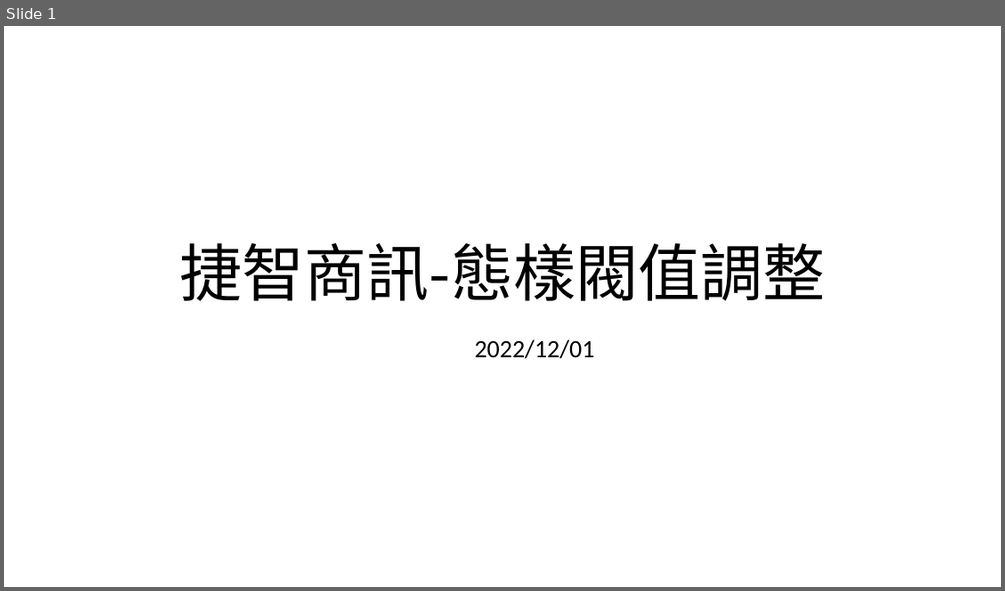
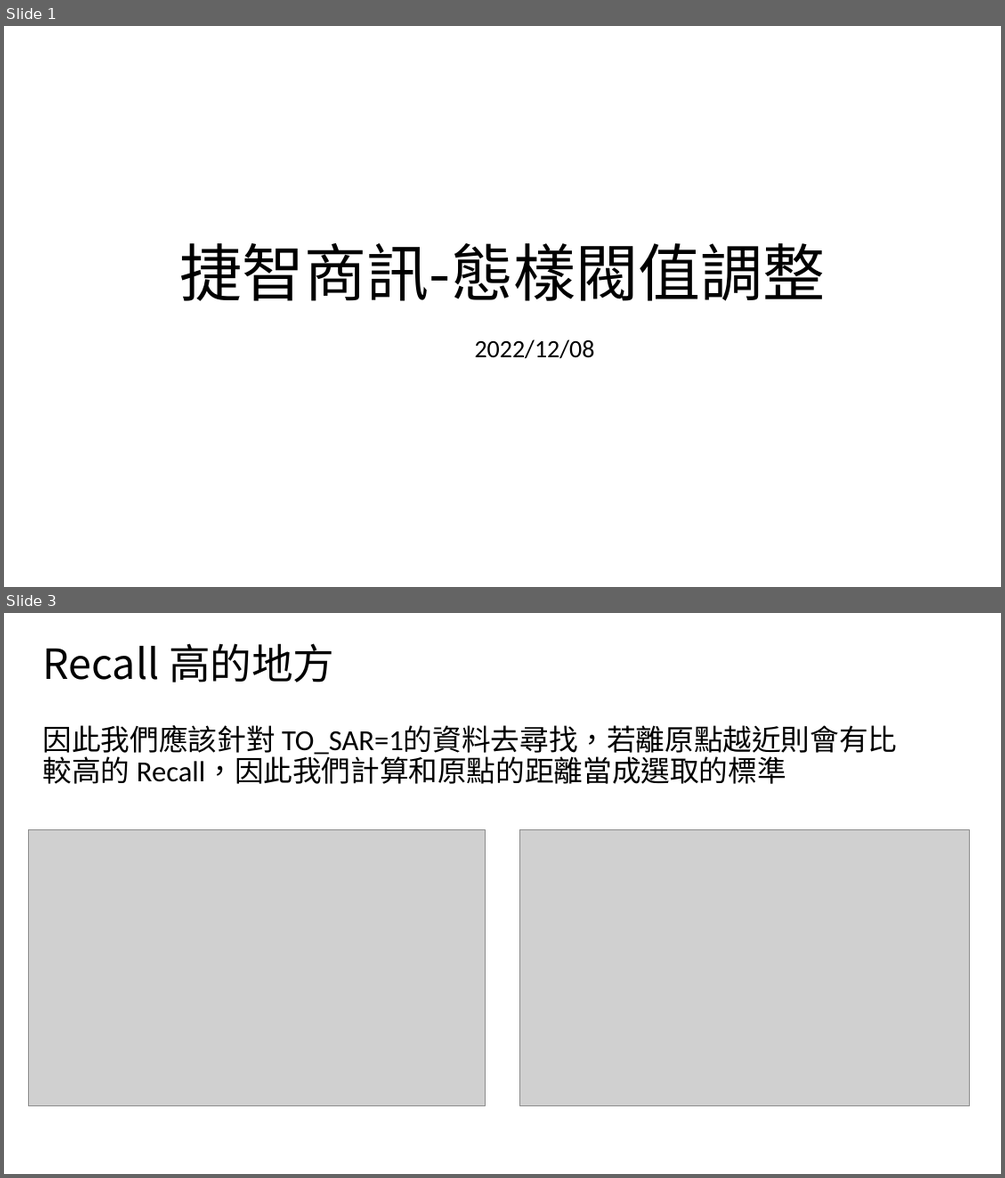
Before and after one commit to eason758/MetaEdge, a slide deck: ppt/20221208.pptx. Shown one above the other, each under a label of ours: slide 1 before the commit, slides 1 and 3 after it; the slides between them are not shown. The pictures are 1005x591 and 1005x1178 pixels, drawn with LibreOffice and Linux fonts; fonts in the diff are those of the drawing; grey boxes stand for pictures. Boxes give left, top, right and bottom in pixels: in the first picture for what was removed or moved away, otherwise in the second. Text is boxed around its words. In the diff, an @@ line names an element or a change of style, - is before the commit and + after.

```diff
--- a/ppt/20221208.pptx
+++ b/ppt/20221208.pptx
@@ slide 3 added at [4, 613, 1001, 1174], background #FFFFFF @@
@@ title added at [43, 643, 335, 682], 40 pt, text #000000 @@
+Recall 高的地方
@@ text added at [43, 725, 898, 784], 28 pt, text #000000 @@
+因此我們應該針對 TO_SAR=1的資料去尋找，若離原點越近則會有比較高的 Recall，因此我們計算和原點的距離當成選取的標準
@@ picture added at [29, 830, 485, 1106] @@
@@ picture added at [519, 830, 970, 1106] @@
@@ slide 1 changed as well @@
@@ subtitle at [475, 339, 595, 359]: text changed @@
-2022/12/01
+2022/12/08
```
Also in this commit, not shown: 6 other slides added, 8 slides removed, 3 other files.
